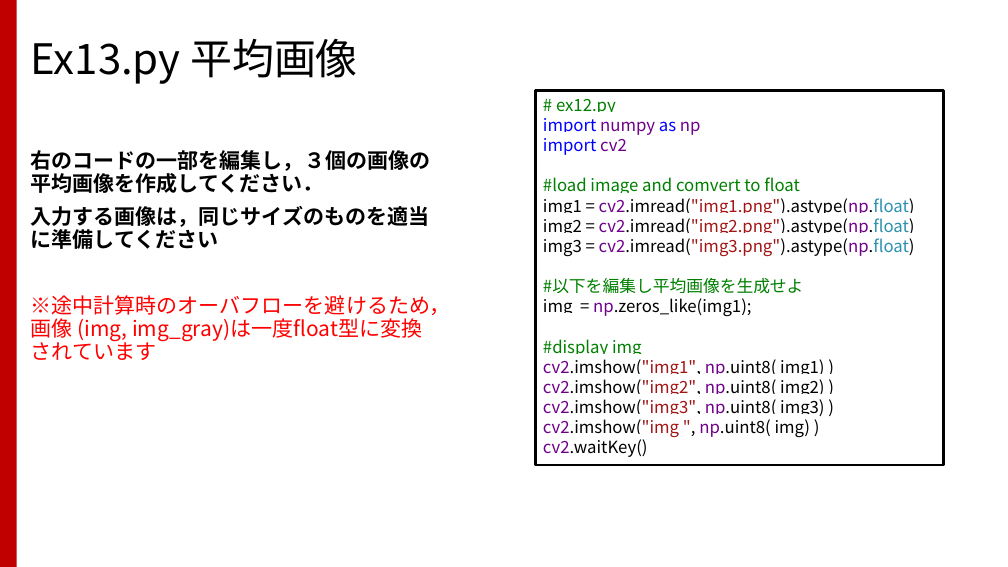
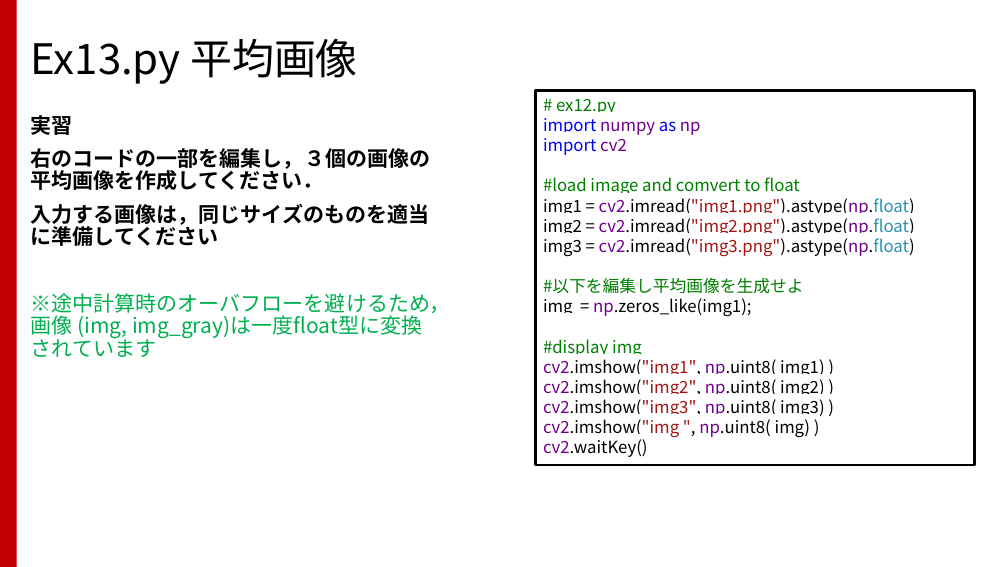
Before and after one commit to TakashiIjiri/TakashiIjiri.github.io, a slide deck: slide 24 of classes/dm2017/DigitalMedia2_13.pptx. Drawn at 1008x567 pixels with LibreOffice and Linux fonts; fonts in the diff are those of the drawing. Boxes give left, top, right and bottom in pixels: in the first picture for what was removed or moved away, otherwise in the second. Text is boxed around its words. In the diff, an @@ line names an element or a change of style, - is before the commit and + after.

```diff
--- a/classes/dm2017/DigitalMedia2_13.pptx
+++ b/classes/dm2017/DigitalMedia2_13.pptx
@@ text at box(31, 115, 73, 135): paragraph added @@
+実習
@@ rectangle "# ex12.py": place and size @@
-rectangle "# ex12.py" at box(535, 91, 944, 465)
+rectangle "# ex12.py" at box(535, 91, 975, 465)
@@ text at box(31, 293, 451, 338): text colour #FF0000 to #00B050 in "※途中計算時のオーバフローを避けるため，画像 (img, img_gray)は一度float型に変換されています" @@
```
Also in this commit, not shown: 11 other slides changed, 2 other files.
